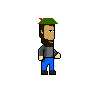
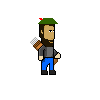
Comparing the layer stacks of the two 100x100 images. Changes:
added layer "Layer 12" over [30, 37, 58, 65]
